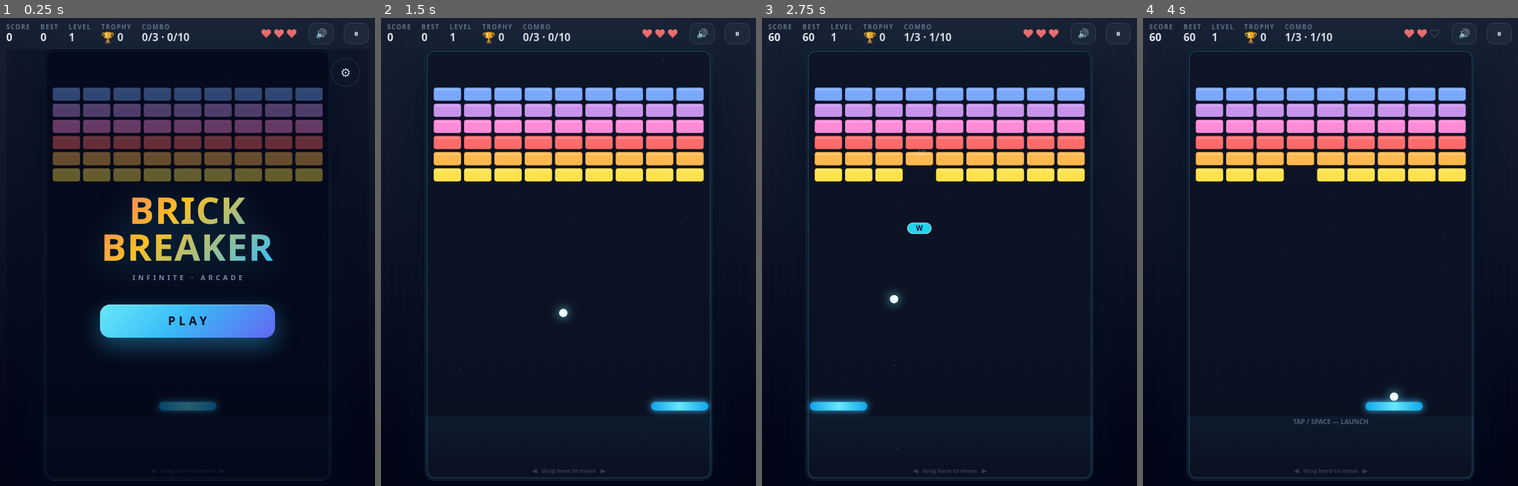
Above: before the commit, frames 1-4 (left to right).
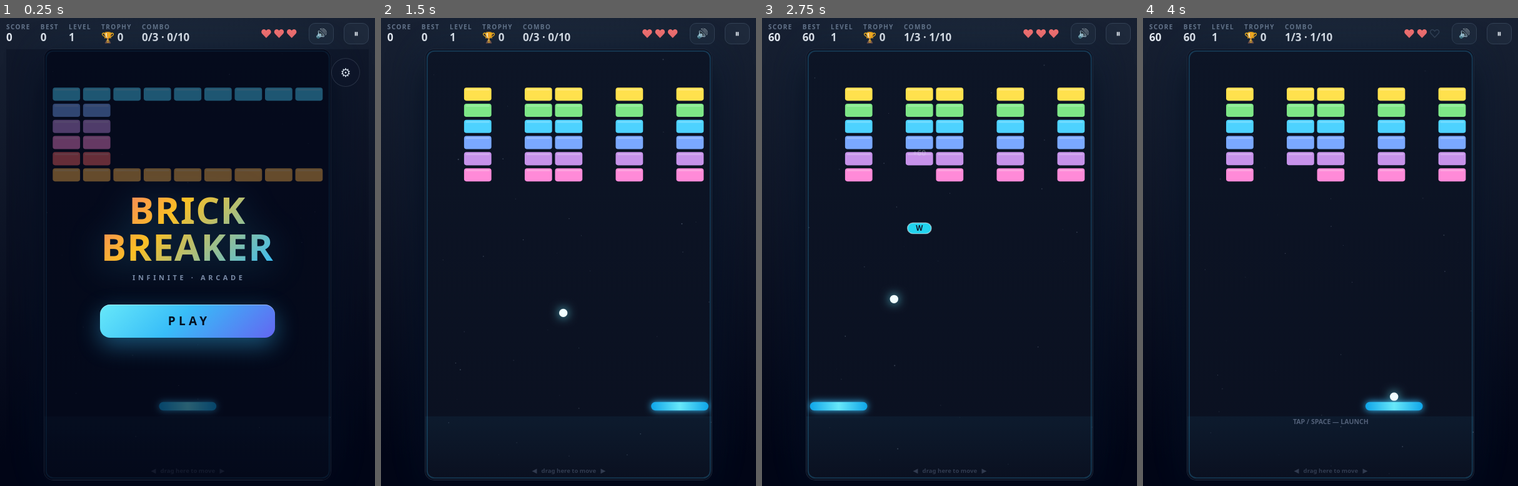
Above: after the commit, the same moments.

Repository: abdurrab70/bricks-game
Game: browser game, page index.html
Same seed, same stepped clock (60 frames per second), same inputs: the game is played once before the commit and once after it.
Inputs (mouse positions are in pixels of both pictures, inside the frame that each line leads up to):
- Up to frame 1 (0.25 s): no input
- Up to frame 2 (1.5 s): click "PLAY" at 0.27 s; hold Right from 1.03 s (still down); click (568, 308) at 1.07 s
- Up to frame 3 (2.75 s): release Right at 1.53 s; hold Down 1.58-1.85 s; click (893, 219) at 1.67 s; hold Left 1.9-2.47 s; click (1005, 200) at 2.27 s; hold Up from 2.52 s (still down)
- Up to frame 4 (4 s): release Up at 2.82 s; click (1371, 350) at 2.87 s; hold Right 2.87-3.53 s; click (1259, 373) at 3.47 s; hold Up 3.58-3.82 s; hold Left from 3.87 s (still down)

The runs differ from the first frame. In frame 1, 7.0% of the frame differs, in the area x 14-87%, y 18-32%; in frame 2, 12%, in the area x 14-87%, y 14-36%; in frame 3, 11%; in frame 4, 11%.

Commit message:
bug fixed

Diff:
--- a/architech.js
+++ b/architech.js
@@ -139,6 +139,7 @@
     score: 0,
     best: +loadStr("bricksBest", "0") || 0,
     prevBest: 0,
+    seed: 1, // ✅ session seed — প্রতি গেমে নতুন pattern
     level: 1,
     lives: 3,
     shake: 0,
@@ -152,8 +153,9 @@
     trophies: 0,
     trophyT: 0,
   };
-  // ✅ PADDLE এখন উপরে তোলা হয়েছে (আঙুলের জন্য জায়গা)
-  const PADDLE_Y_OFFSET = 130; // ← এখানে কম/বেশি করতে পারো (110–150)
+
+  // ✅ PADDLE উপরে তোলা হয়েছে (আঙুলের জন্য জায়গা)
+  const PADDLE_Y_OFFSET = 130; // ← টিউন করতে পারো: 110 / 130 / 150
   const paddle = {
     x: GAME_W / 2,
     y: GAME_H - PADDLE_Y_OFFSET,
@@ -161,6 +163,7 @@
     baseW: 96,
     h: 14,
   };
+
   let balls = [],
     bricks = [],
     powerups = [],
@@ -246,8 +249,10 @@
         return r === 0 || r === rows - 1 || c === 0 || c === COLS - 1;
     }
   }
+
+  // ✅ session seed + level মিলিয়ে প্রতি গেমে আলাদা random stream
   function levelRng(lv) {
-    let s = ((lv * 2654435761) ^ 0x9e3779b9) >>> 0;
+    let s = ((S.seed >>> 0) ^ (lv * 2654435761) ^ 0x9e3779b9) >>> 0;
     return function () {
       s ^= s << 13;
       s >>>= 0;
@@ -257,12 +262,19 @@
       return s / 4294967296;
     };
   }
+
   function buildLevel(lv) {
     bricks = [];
     const rng = levelRng(lv);
     let rows = Math.min(6 + Math.floor((lv - 1) / 2), 12);
     if (lv > 1 && rng() < 0.35) rows = Math.min(rows + 1, 13);
-    const pattern = PATTERN_POOL[(lv * 5 + 4) % PATTERN_POOL.length];
+
+    // ✅ প্রতিবার random pattern family বেছে নাও
+    const pattern =
+      PATTERN_POOL[
+        (Math.floor(rng() * PATTERN_POOL.length) + lv) % PATTERN_POOL.length
+      ];
+
     const mirror = rng() < 0.5;
     const shift = Math.floor(rng() * COLS);
     const cap = lv >= 17 ? 4 : lv >= 5 ? 3 : lv >= 2 ? 2 : 1;
@@ -615,6 +627,9 @@
   }
   function nextLevel() {
     S.level++;
+    // ✅ প্রতিটা level-এ আরও ভ্যারাইটি (চাইলে বাদ দিতে পারো)
+    S.seed = (S.seed ^ ((S.level * 2246822519) >>> 0)) >>> 0;
+    if (S.seed === 0) S.seed = 1;
     buildLevel(S.level);
     serveBall();
     syncHud();
@@ -645,6 +660,10 @@
     }
   }
   function startGame() {
+    // ✅ প্রতি নতুন গেমে নতুন random seed → নতুন pattern
+    S.seed = (Math.random() * 0xffffffff) >>> 0;
+    if (S.seed === 0) S.seed = 1;
+
     S.score = 0;
     S.lives = 3;
     S.level = 1;
@@ -678,6 +697,10 @@
     syncOverlays();
   }
   function goHome() {
+    // ✅ মেনু থেকে ফিরে এলে preview-ও নতুন pattern দেখাবে
+    S.seed = (Math.random() * 0xffffffff) >>> 0;
+    if (S.seed === 0) S.seed = 1;
+
     S.state = "menu";
     S.score = 0;
     S.level = 1;
@@ -1174,7 +1197,7 @@
     if (S.state === "menu") {
       dim(0.45);
     } else if (S.state === "serve") {
-      // ✅ paddle উপরে তোলা হয়েছে, তাই launch hint-ও উপরে আনলাম
+      // ✅ paddle উপরে তোলা, launch hint-ও paddle-এর নিচে
       text(
         "TAP / SPACE — LAUNCH",
         GAME_W / 2,
@@ -1352,7 +1375,6 @@
   canvas.addEventListener("pointerdown", (e) => {
     e.preventDefault();
     ac();
-    // touch-এও paddle সোজা আঙুলের নিচে চলে আসবে
     const r = canvas.getBoundingClientRect();
     if (r.width > 0)
       pointerX = clamp(((e.clientX - r.left) / r.width) * GAME_W, 0, GAME_W);
